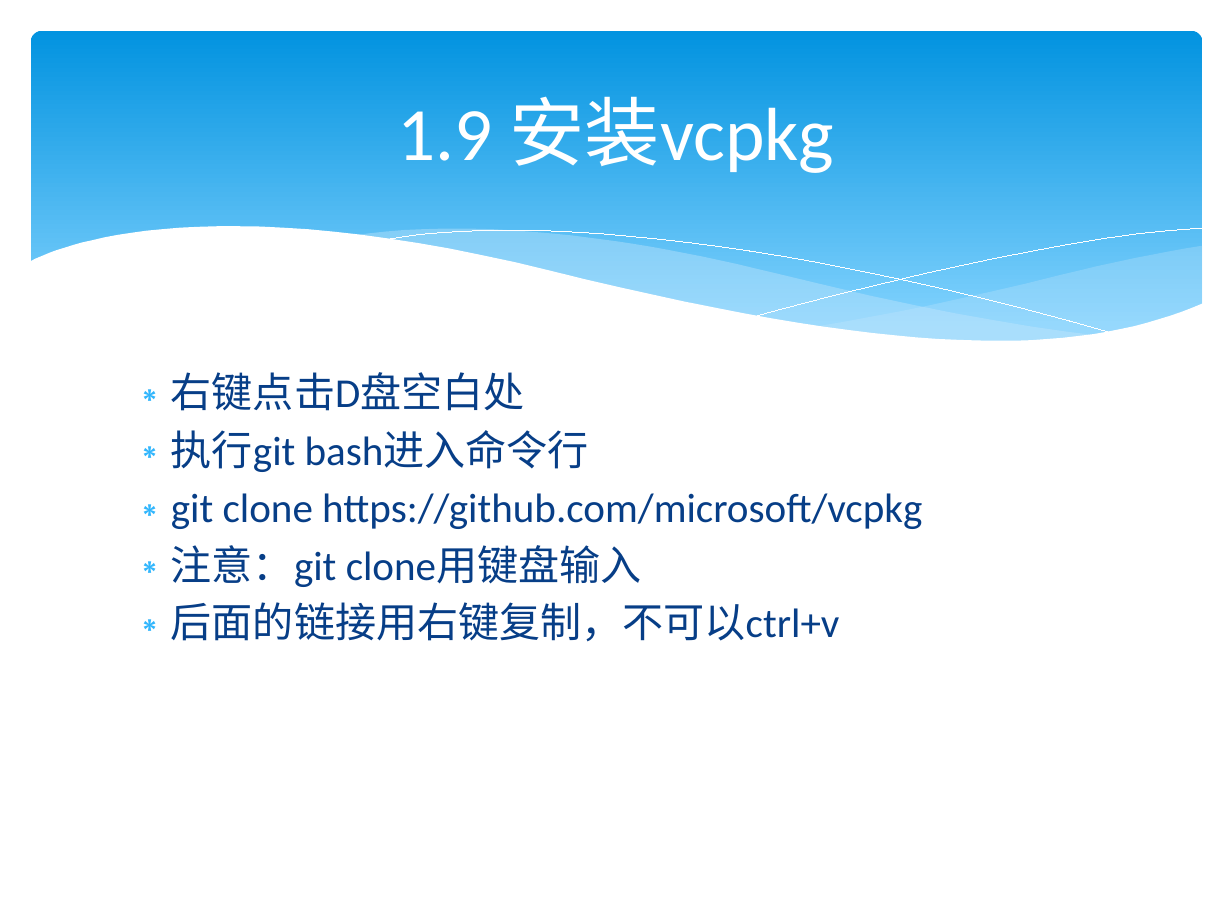
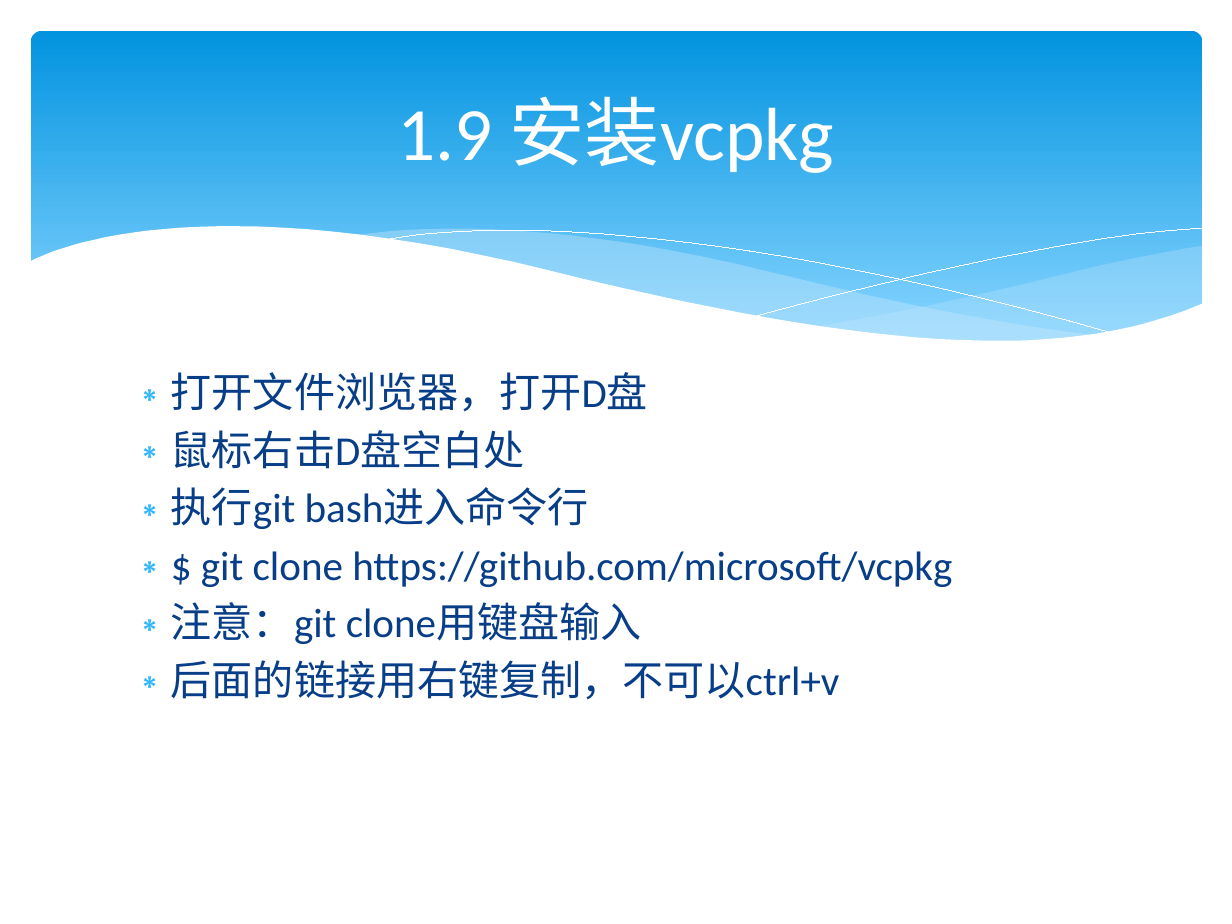
Before and after one commit to lamplight8/cpp, a slide deck: slide 60 of ppt/ch01_绪论_1.pptx. Drawn at 1232x924 pixels with LibreOffice and Linux fonts; fonts in the diff are those of the drawing. Boxes give left, top, right and bottom in pixels: in the first picture for what was removed or moved away, otherwise in the second. Text is boxed around its words. In the diff, an @@ line names an element or a change of style, - is before the commit and + after.

```diff
--- a/ppt/ch01_绪论_1.pptx
+++ b/ppt/ch01_绪论_1.pptx
@@ text at box(171, 372, 648, 469): text changed @@
-∗ 右键点击D盘空白处
+∗ 打开文件浏览器，打开D盘
+∗ 鼠标右击D盘空白处
@@ text at box(201, 551, 952, 587): text changed @@
-∗ git clone https://github.com/microsoft/vcpkg
+∗ $ git clone https://github.com/microsoft/vcpkg
```
Also in this commit, not shown: 27 other slides changed, 4 slides added.
